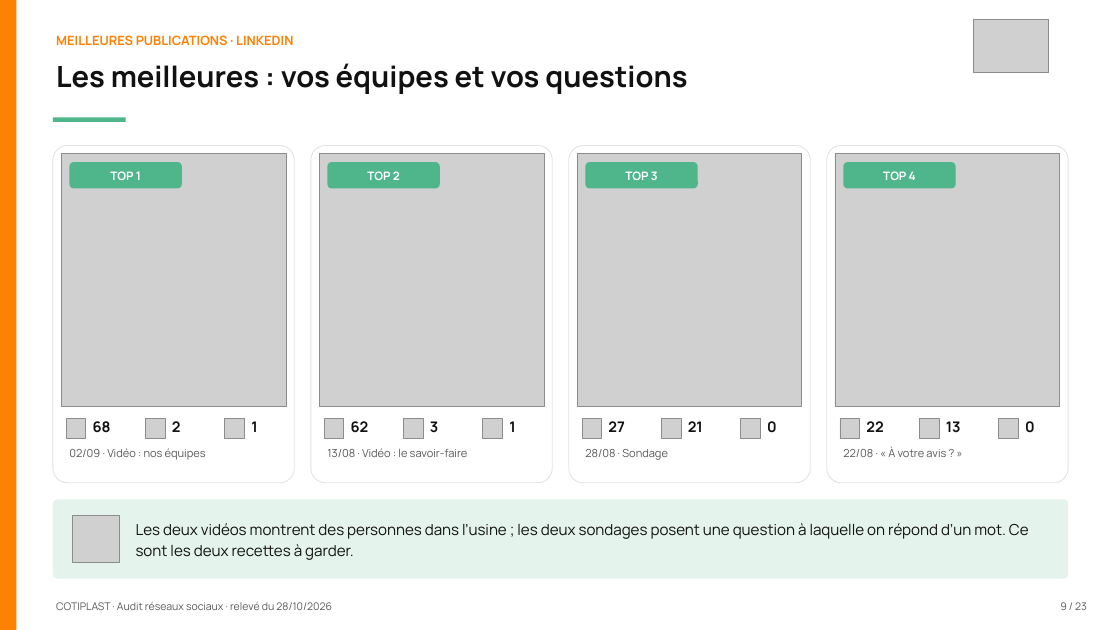
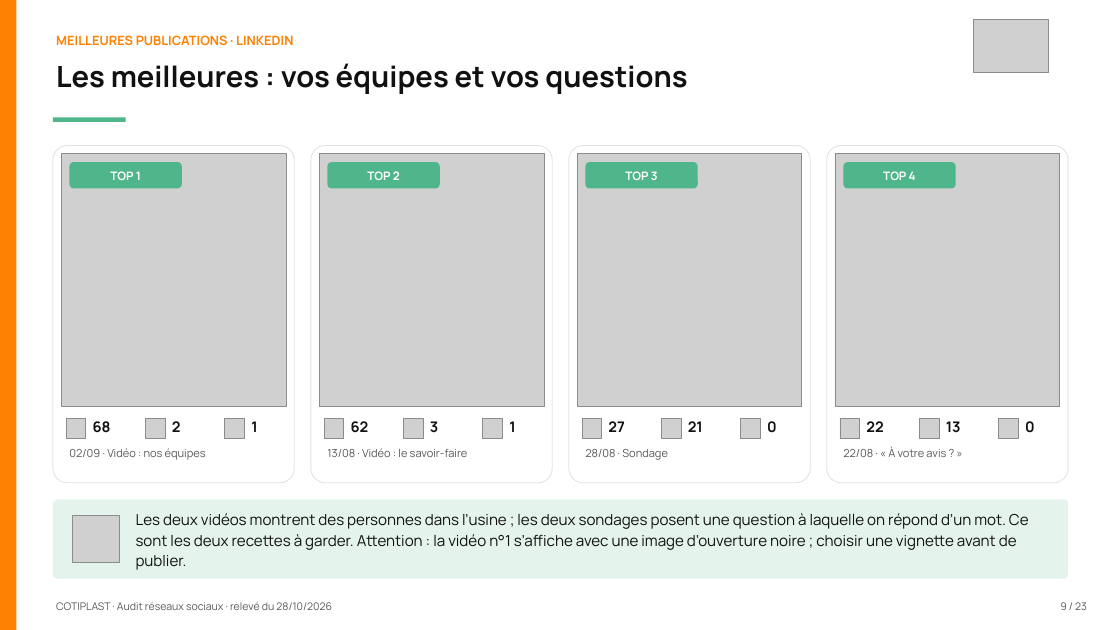
Before and after one commit to leslita06/fatima-unifood-fictif, a slide deck: slide 9 of tmp-tj/261028_cotiplast_audit-reseaux-sociaux_v1.pptx. Drawn at 1120x630 pixels with LibreOffice and Linux fonts; fonts in the diff are those of the drawing; grey boxes stand for pictures. Boxes give left, top, right and bottom in pixels: in the first picture for what was removed or moved away, otherwise in the second. Text is boxed around its words. In the diff, an @@ line names an element or a change of style, - is before the commit and + after.

Commit message:
tmp

```diff
--- a/tmp-tj/261028_cotiplast_audit-reseaux-sociaux_v1.pptx
+++ b/tmp-tj/261028_cotiplast_audit-reseaux-sociaux_v1.pptx
@@ text at (x1=136, y1=513, x2=1029, y2=570): text changed @@
-Les deux vidéos montrent des personnes dans l’usine ; les deux sondages posent une question à laquelle on répond d’un mot. Ce sont les deux recettes à garder.
+Les deux vidéos montrent des personnes dans l’usine ; les deux sondages posent une question à laquelle on répond d’un mot. Ce sont les deux recettes à garder. Attention : la vidéo n°1 s’affiche avec une image d’ouverture noire ; choisir une vignette avant de publier.
```
